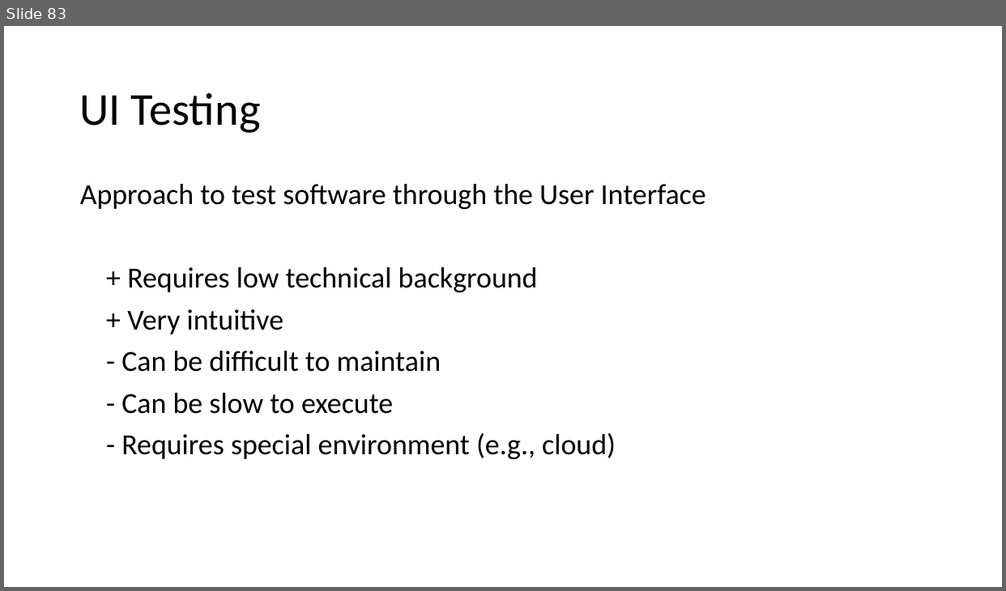
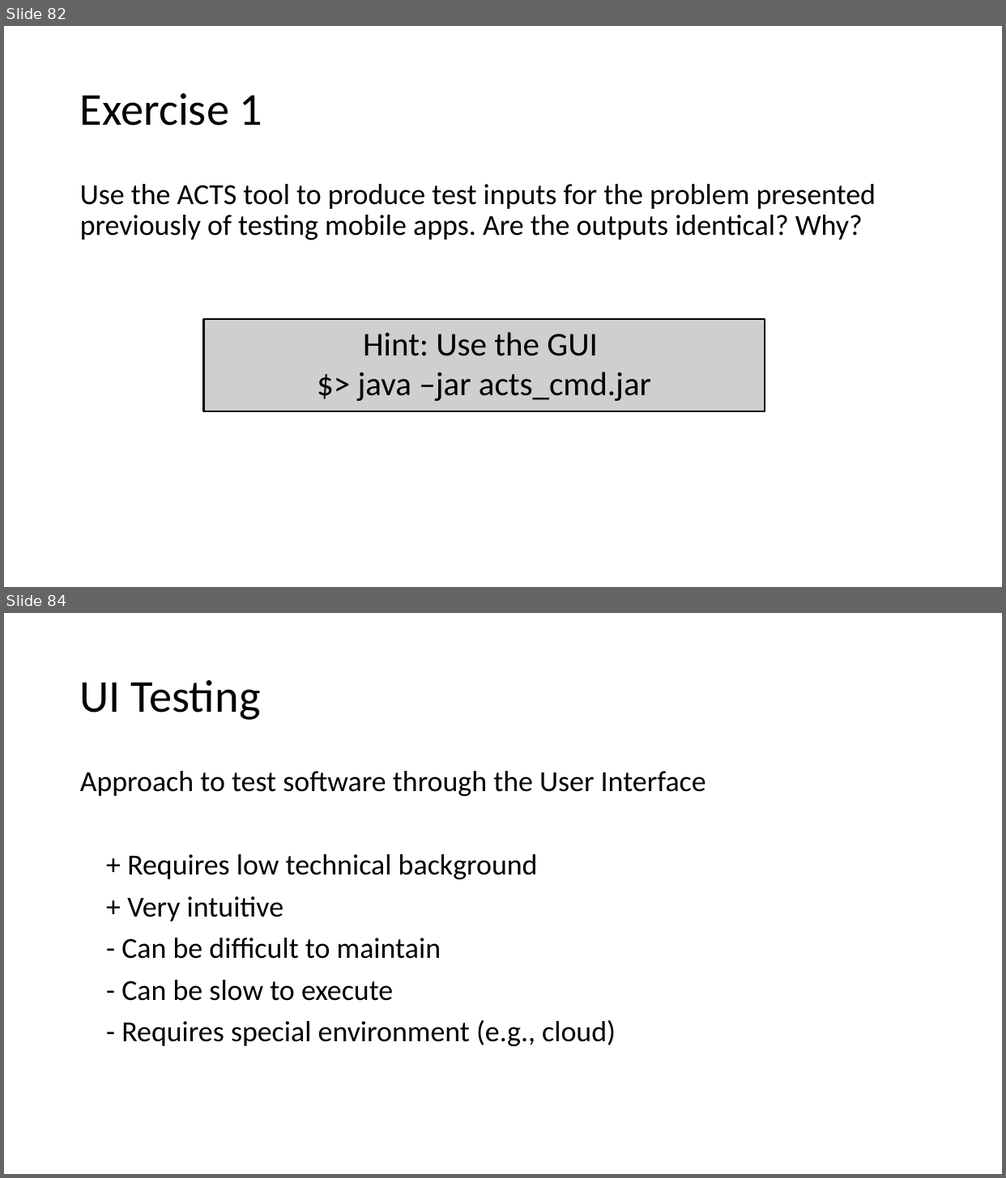
Before and after one commit to damorim/testing-cin-minicourse, a slide deck: testing-minicourse.pptx. Shown one above the other, each under a label of ours: slide 83 before the commit, slides 82 and 84 after it; the slides between them are not shown. The pictures are 1006x591 and 1006x1178 pixels, drawn with LibreOffice and Linux fonts; fonts in the diff are those of the drawing. Boxes give left, top, right and bottom in pixels: in the first picture for what was removed or moved away, otherwise in the second. Text is boxed around its words. In the diff, an @@ line names an element or a change of style, - is before the commit and + after.

```diff
--- a/testing-minicourse.pptx
+++ b/testing-minicourse.pptx
@@ slide 82 added at box(4, 26, 1002, 587), background #FFFFFF @@
@@ text added at box(80, 93, 263, 126), 44 pt, text #000000 @@
+Exercise 1
@@ text added at box(80, 184, 876, 240), 28 pt, text #000000 @@
+Use the ACTS tool to produce test inputs for the problem presented previously of testing mobile apps. Are the outputs identical? Why?
@@ rectangle added at box(204, 319, 765, 412), fill #D0CECE, outline #000000 2 pt, 32 pt, text #000000 @@
+Hint: Use the GUI
+$> java –jar acts_cmd.jar
@@ what was slide 83 is now slide 84 @@
```
Also in this commit, not shown: 5 slides changed, 2 other slides added, 1 slide removed, 1 other file.
